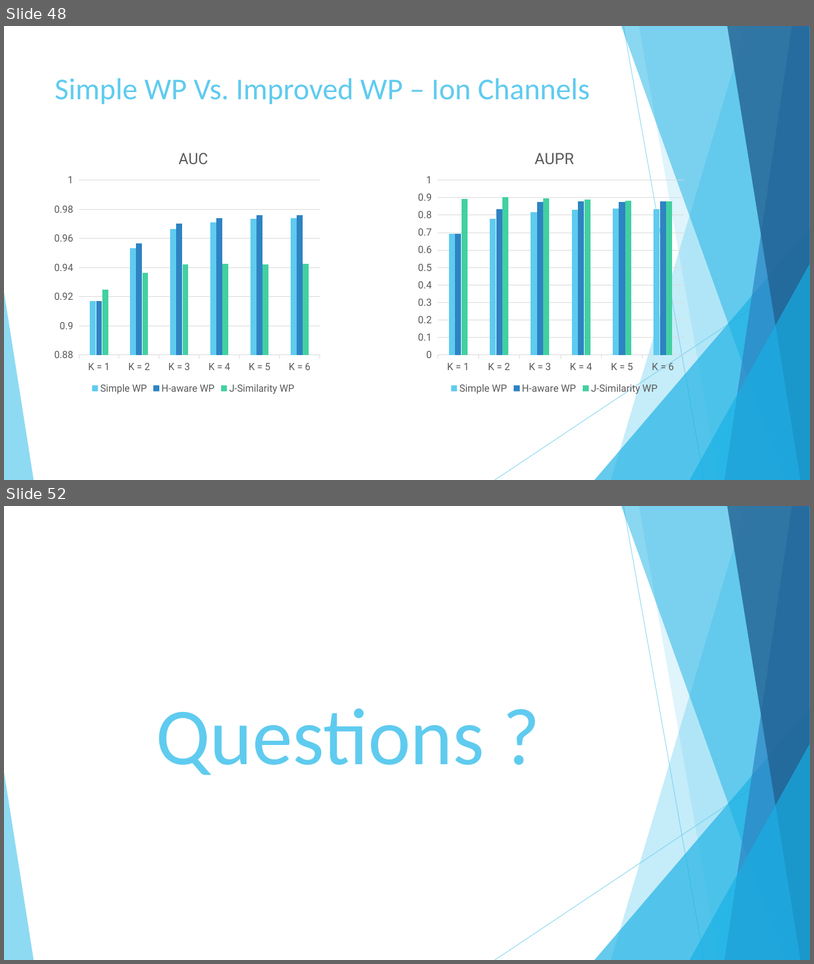
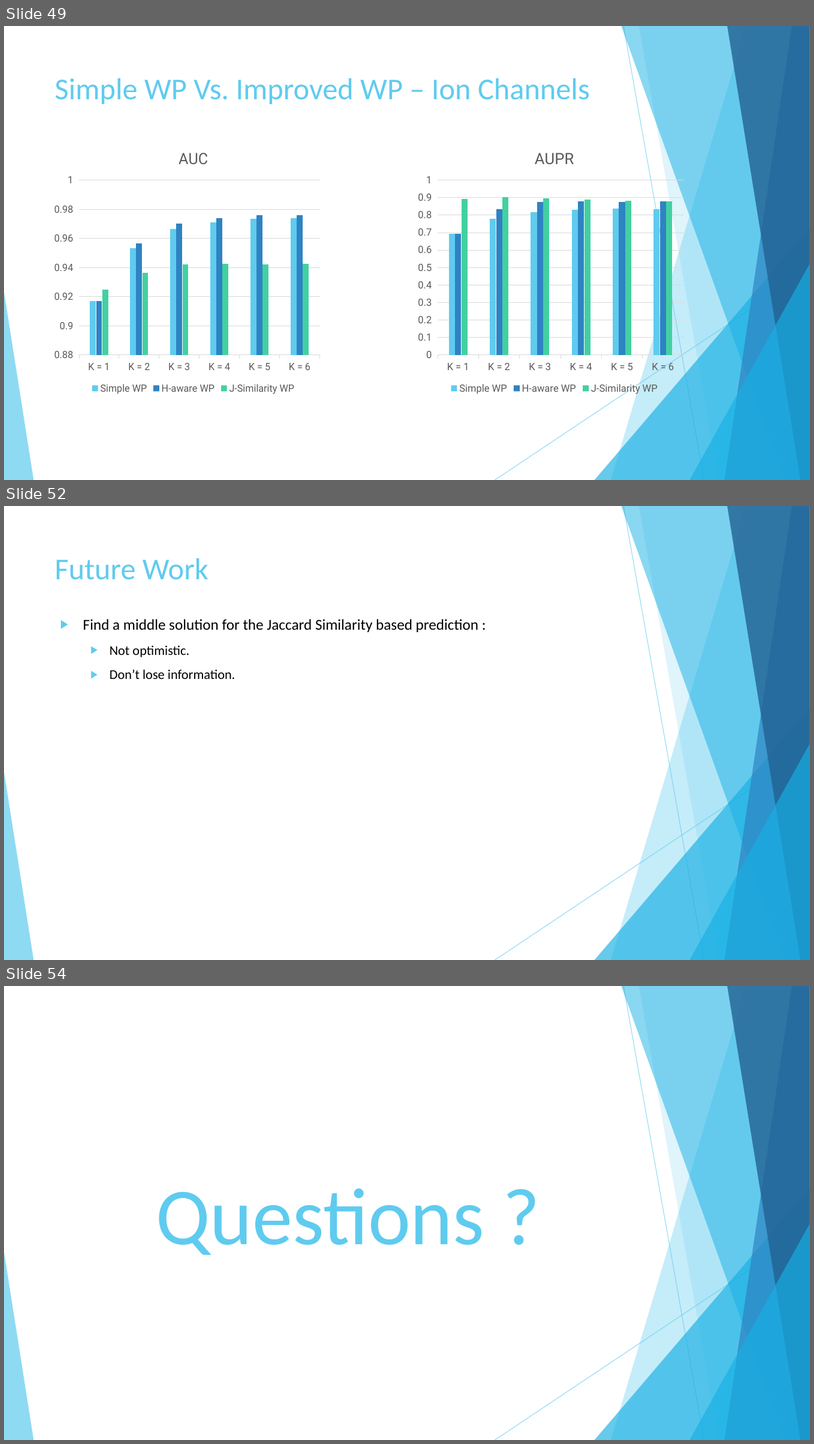
Before and after one commit to AbdullahAlZoabi/Drug-Target-Interaction-Prediction, a slide deck: Drug-Target Interaction Prediction.pptx. Shown one above the other, each under a label of ours: slides 48 and 52 before the commit, slides 49, 52 and 54 after it; the slides between them are not shown. The pictures are 814x964 and 814x1444 pixels, drawn with LibreOffice and Linux fonts; fonts in the diff are those of the drawing. Boxes give left, top, right and bottom in pixels: in the first picture for what was removed or moved away, otherwise in the second. Text is boxed around its words. In the diff, an @@ line names an element or a change of style, - is before the commit and + after.

```diff
--- a/Drug-Target Interaction Prediction.pptx
+++ b/Drug-Target Interaction Prediction.pptx
@@ slide 52 added at box(4, 506, 810, 960), background #FFFFFF; not listed: 10 template elements that a slide beside it also shows @@
@@ title added at box(55, 558, 209, 580), 36 pt, text #5FCBEF @@
+Future Work
@@ text added at box(83, 619, 479, 679), 18 pt, text #000000 @@
+▶ Find a middle solution for the Jaccard Similarity based prediction :
+  ▶ Not optimistic.
+  ▶ Don’t lose information.
@@ what was slide 48 is now slide 49 @@
@@ what was slide 52 is now slide 54 @@
```
Also in this commit, not shown: 7 slides changed, 2 other slides added, 1 slide removed.
